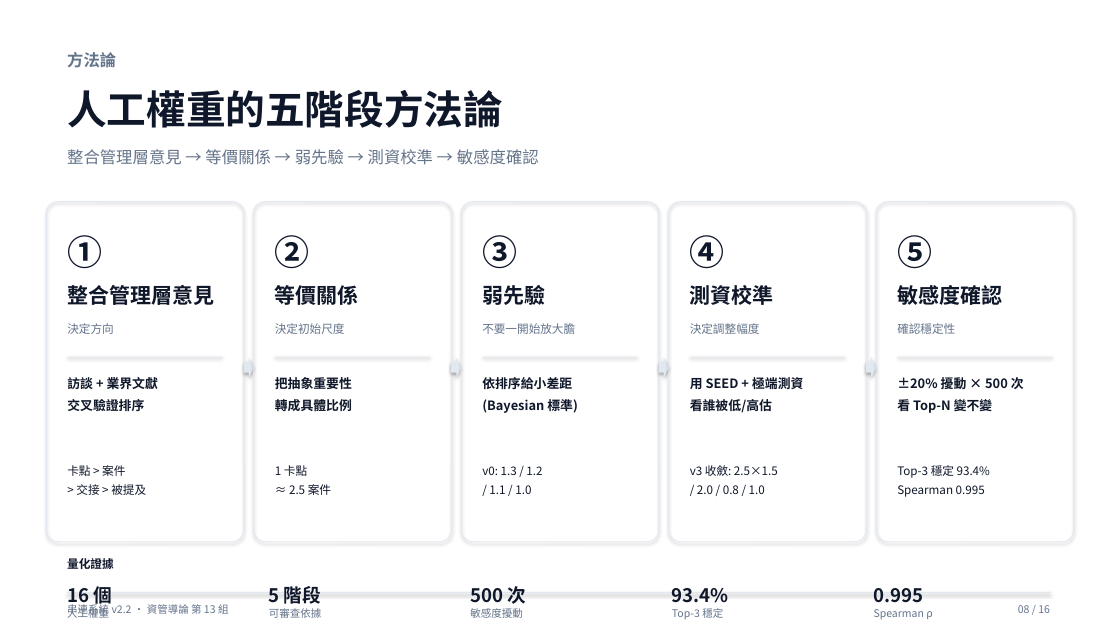
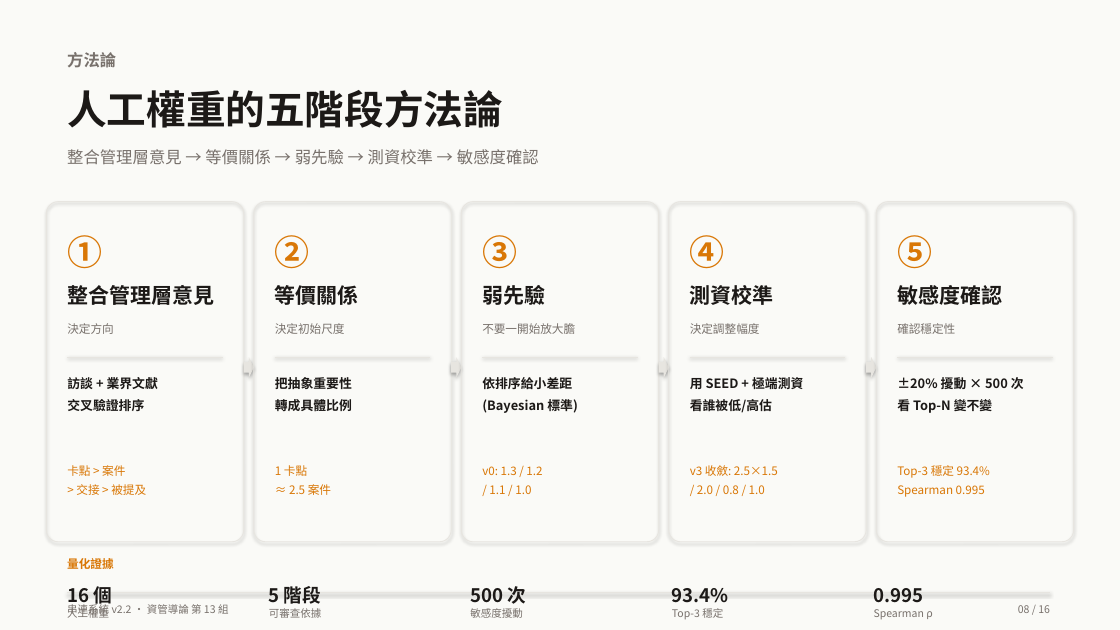
Before and after one commit to Peter2594/chuanlien-system-v2, a slide deck: slide 8 of docs/串連系統_簡報.pptx. Drawn at 1120x630 pixels with LibreOffice and Linux fonts; fonts in the diff are those of the drawing. Boxes give left, top, right and bottom in pixels: in the first picture for what was removed or moved away, otherwise in the second. Text is boxed around its words. In the diff, an @@ line names an element or a change of style, - is before the commit and + after.

```diff
--- a/docs/串連系統_簡報.pptx
+++ b/docs/串連系統_簡報.pptx
@@ rectangle at [0,0,1120,630]: fill #FFFFFF to #FAFAF7 @@
@@ outline #E2E8F0 0.75 pt to #E7E5E0 0.75 pt in 5 elements at [46,202,244,542], [254,202,451,542], [461,202,659,542], [669,202,866,542], [876,202,1074,542] @@
@@ text colour #0F172A to #D97706 in 11 elements at [67,235,102,269], [67,465,146,495], [275,235,310,269], [275,465,331,495], [482,235,517,269], [482,466,542,494], [690,235,725,269], [690,465,778,494], [897,235,932,269], [897,465,990,497], [67,556,114,572] @@
@@ fill #E2E8F0 to #E7E5E0 in 5 elements at [244,357,254,378], [451,357,461,378], [659,357,669,378], [866,357,876,378], [67,592,1050,593] @@
@@ text colour #0F172A to #1C1917 in 16 elements at [67,90,503,128], [67,282,214,308], [67,377,158,411], [275,282,359,308], [275,377,352,411], [482,285,545,305], [482,377,578,413], [690,285,774,305], [690,375,803,412], [897,282,1002,308], [897,375,1024,414], [67,583,112,608], [269,586,321,604], [470,586,527,604], [672,588,729,603], [874,588,924,603] @@
@@ text colour #64748B to #78716C in 14 elements at [67,52,116,68], [67,149,539,165], [67,323,114,334], [275,323,345,334], [482,323,575,334], [690,323,760,334], [897,323,955,334], [67,607,109,618], [269,608,322,618], [470,608,523,618], [672,608,723,619], [874,609,932,619], [67,602,229,616], [1018,605,1050,613] @@
```
Also in this commit, not shown: 15 other slides changed, 1 other file.
